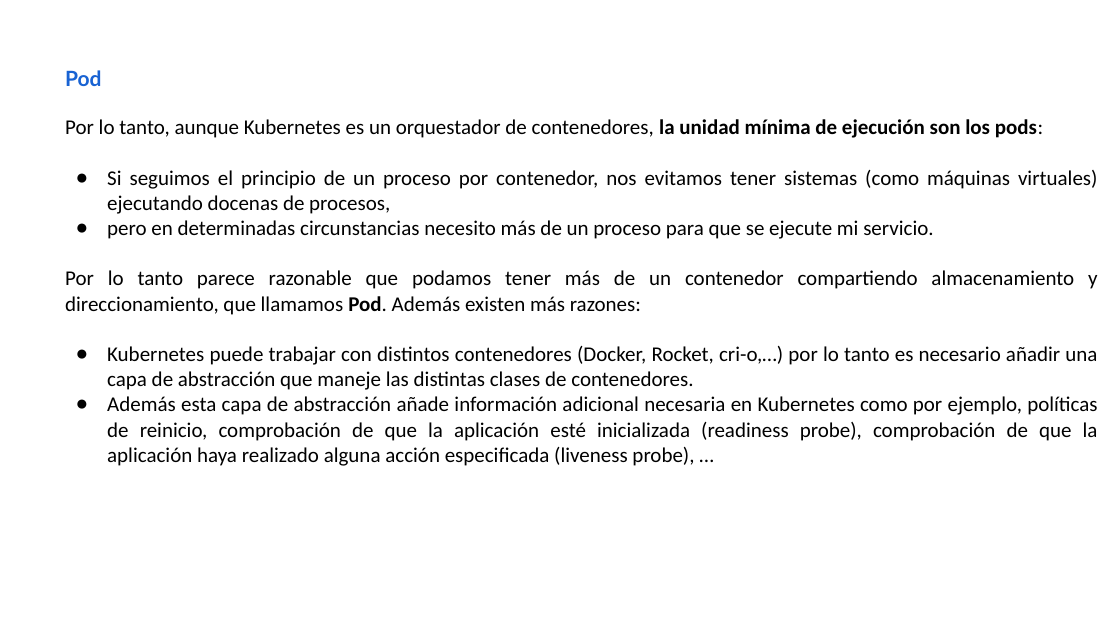
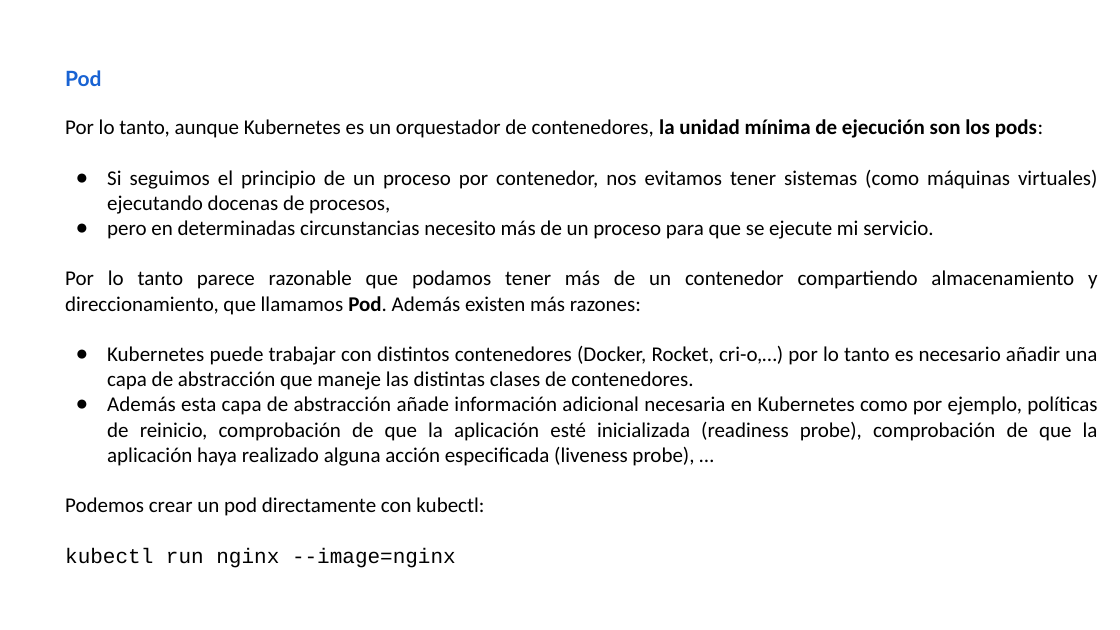
Before and after one commit to iesgn/curso_kubernetes_2020, a slide deck: slide 4 of unidad2/presentacion_unidad2.odp. Drawn at 1120x630 pixels with LibreOffice and Linux fonts; fonts in the diff are those of the drawing. Boxes give left, top, right and bottom in pixels: in the first picture for what was removed or moved away, otherwise in the second. Text is boxed around its words. In the diff, an @@ line names an element or a change of style, - is before the commit and + after.

```diff
--- a/unidad2/presentacion_unidad2.odp
+++ b/unidad2/presentacion_unidad2.odp
@@ text at box(65, 497, 484, 568): paragraphs added @@
+Podemos crear un pod directamente con kubectl:
+kubectl run nginx --image=nginx
```
Also in this commit, not shown: 1 other slide changed, 1 other file.
